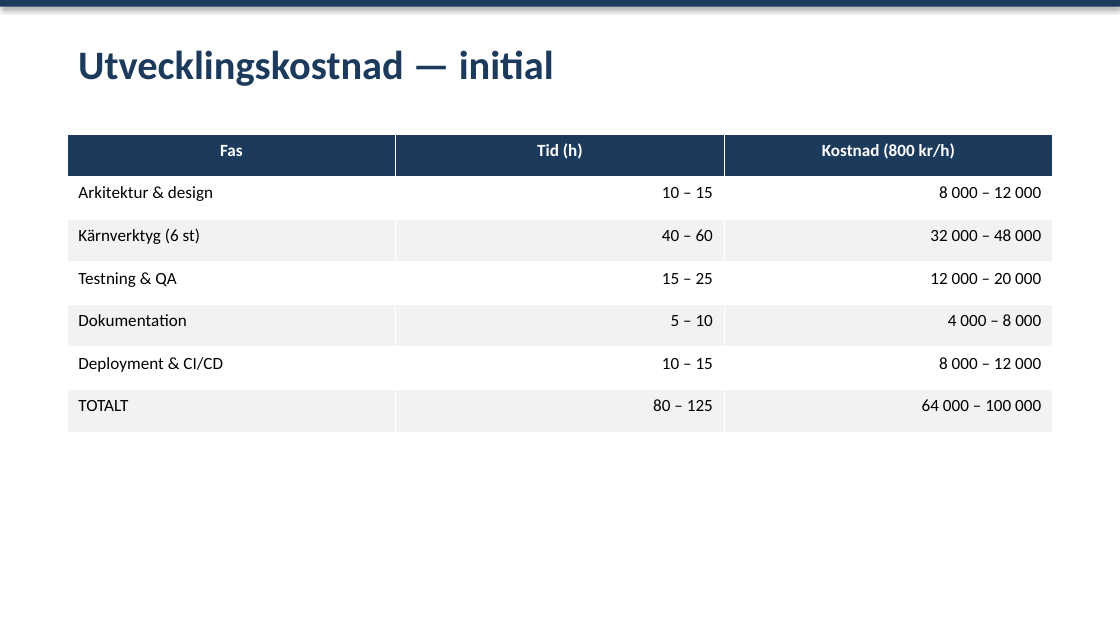
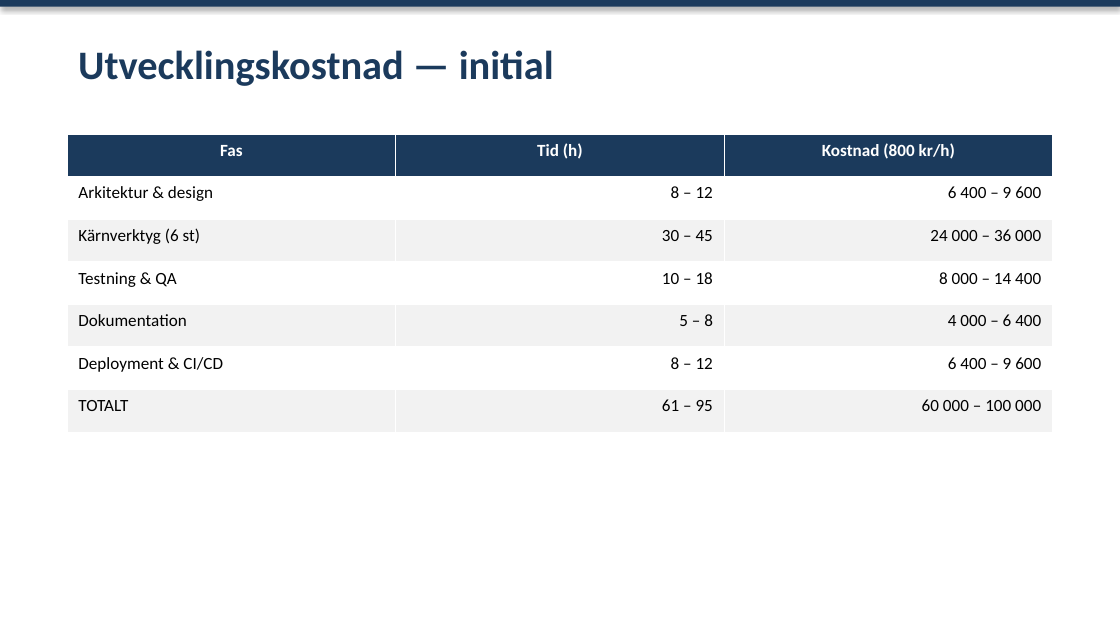
Before and after one commit to smalandsmobler/Searchboost-Opti, a slide deck: slide 5 of docs/Kostnadsanalys_SEO_MCP_Server.pptx. Drawn at 1120x630 pixels with LibreOffice and Linux fonts; fonts in the diff are those of the drawing. Boxes give left, top, right and bottom in pixels: in the first picture for what was removed or moved away, otherwise in the second. Text is boxed around its words. In the diff, an @@ line names an element or a change of style, - is before the commit and + after.

```diff
--- a/docs/Kostnadsanalys_SEO_MCP_Server.pptx
+++ b/docs/Kostnadsanalys_SEO_MCP_Server.pptx
@@ table at bbox=[67, 134, 1052, 432] @@
-row 2, column 2: 10 – 15
+row 2, column 2: 8 – 12
-row 2, column 3: 8 000 – 12 000
+row 2, column 3: 6 400 – 9 600
-row 3, column 2: 40 – 60
+row 3, column 2: 30 – 45
-row 3, column 3: 32 000 – 48 000
+row 3, column 3: 24 000 – 36 000
-row 4, column 2: 15 – 25
+row 4, column 2: 10 – 18
-row 4, column 3: 12 000 – 20 000
+row 4, column 3: 8 000 – 14 400
-row 5, column 2: 5 – 10
+row 5, column 2: 5 – 8
-row 5, column 3: 4 000 – 8 000
+row 5, column 3: 4 000 – 6 400
-row 6, column 2: 10 – 15
+row 6, column 2: 8 – 12
-row 6, column 3: 8 000 – 12 000
+row 6, column 3: 6 400 – 9 600
-row 7, column 2: 80 – 125
+row 7, column 2: 61 – 95
-row 7, column 3: 64 000 – 100 000
+row 7, column 3: 60 000 – 100 000
```
Also in this commit, not shown: 2 other slides changed, 1 other file.
